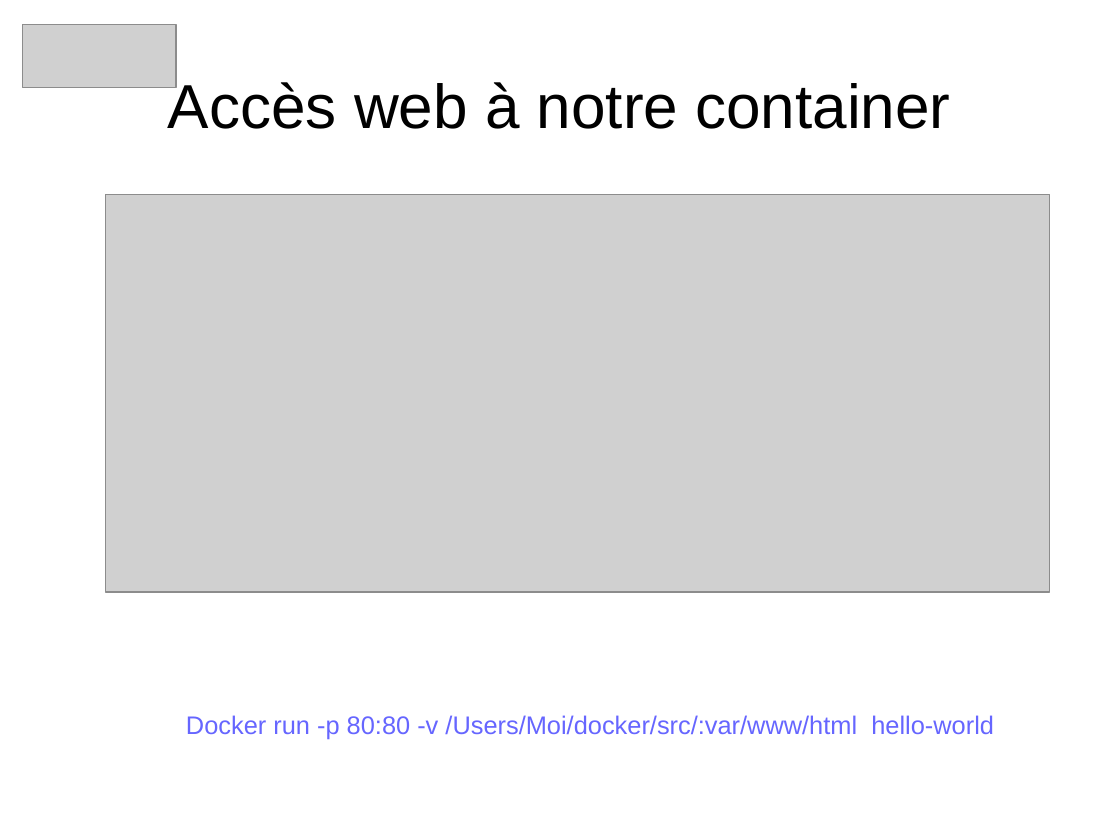
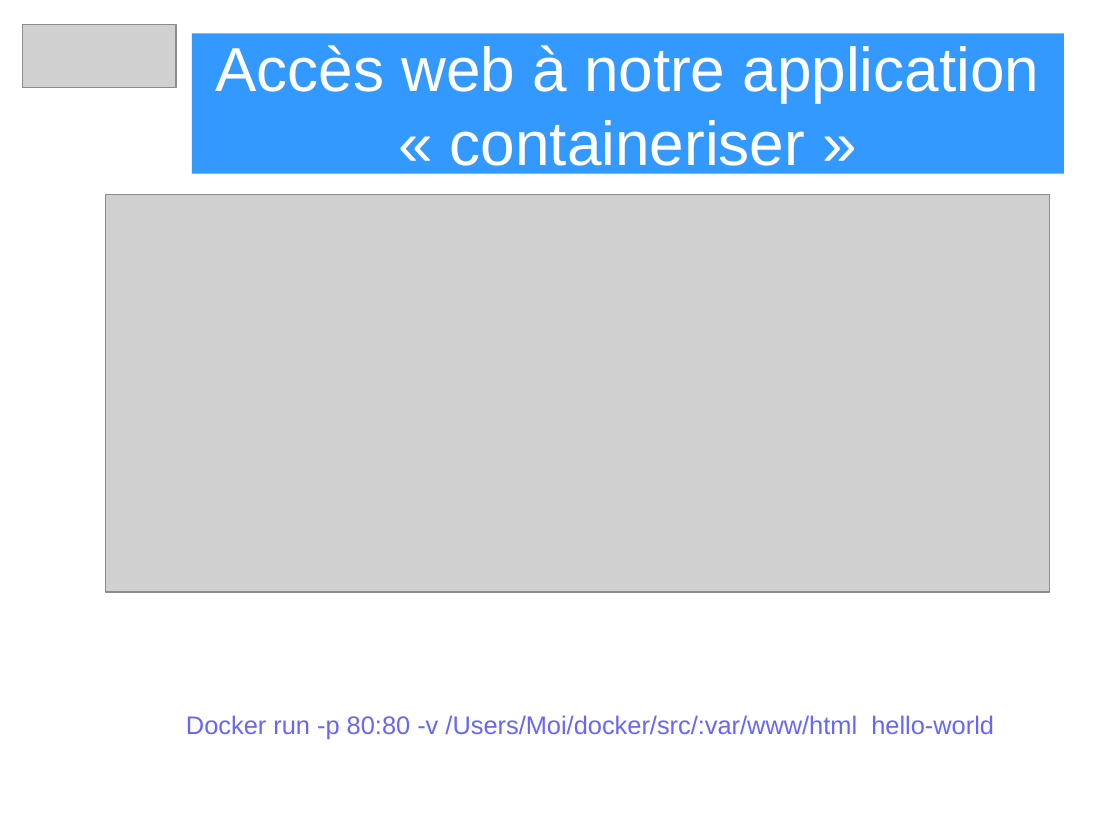
Before and after one commit to heylve/current, a slide deck: slide 12 of Rencontre_devs/docker_dev_conf_20_11_2017.odp. Drawn at 1120x840 pixels with LibreOffice and Linux fonts; fonts in the diff are those of the drawing; grey boxes stand for pictures. Boxes give left, top, right and bottom in pixels: in the first picture for what was removed or moved away, otherwise in the second. Text is boxed around its words. In the diff, an @@ line names an element or a change of style, - is before the commit and + after.

```diff
--- a/Rencontre_devs/docker_dev_conf_20_11_2017.odp
+++ b/Rencontre_devs/docker_dev_conf_20_11_2017.odp
@@ title "Accès web à notre application ..." resized from (x1=168, y1=78, x2=950, y2=129) to (x1=192, y1=34, x2=1064, y2=174) @@
@@ title "Accès web à notre application ..." at (x1=192, y1=34, x2=1064, y2=174): fill none to #3399FF @@
@@ title at (x1=215, y1=45, x2=1040, y2=177): text changed; text colour #000000 to #FFFFFF @@
-Accès web à notre container
+Accès web à notre application « containeriser »
```
Also in this commit, not shown: 16 other slides changed, 1 slide added, 1 slide removed.
